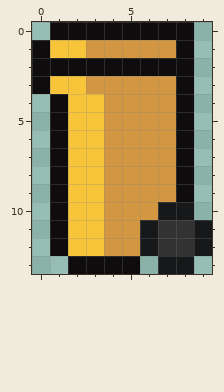
Pixel-art file -- assets/raster/trash-bin-yellow-10x14.aseprite. The first picture shows the starting point.
10x14 pixels, 1 frame.
Now the later version:
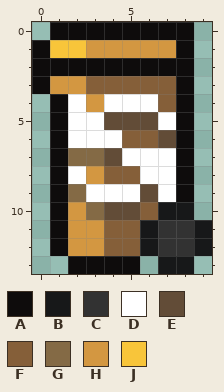
Palette (. is transparent): A #0e0c0c  B #171819  C #323232  D #ffffff  E #624c37  F #855f39  G #846a45  H #d39741  J #f8c53a
Edits made:
{"change": "layer \"Layer 5\" added"}
{"where": "layers \"Layer 5\", \"Layer 4\""}
{"y":3,"x":1,"old":"JJHHHHH","new":"HHFFFFF"}
{"y":4,"x":2,"old":"JJHHHH","new":"DHDDDF"}
{"y":5,"x":2,"old":"JJHHHH","new":"DDEEED"}
{"y":6,"x":2,"old":"JJHHHH","new":"DDDFFE"}
{"y":7,"x":2,"old":"JJHHHH","new":"GGEDDD"}
{"y":8,"x":2,"old":"JJHHHH","new":"DHFFDD"}
{"y":9,"x":2,"old":"JJHHHH","new":"GDDDED"}
{"y":10,"x":2,"old":"JJHHH","new":"HGEEF"}
{"y":11,"x":2,"old":"JJHH","new":"HHFF"}
{"y":12,"x":2,"old":"JJHH","new":"HHFF"}
{"label":"changed","picture_box":[50,76,176,256]}
